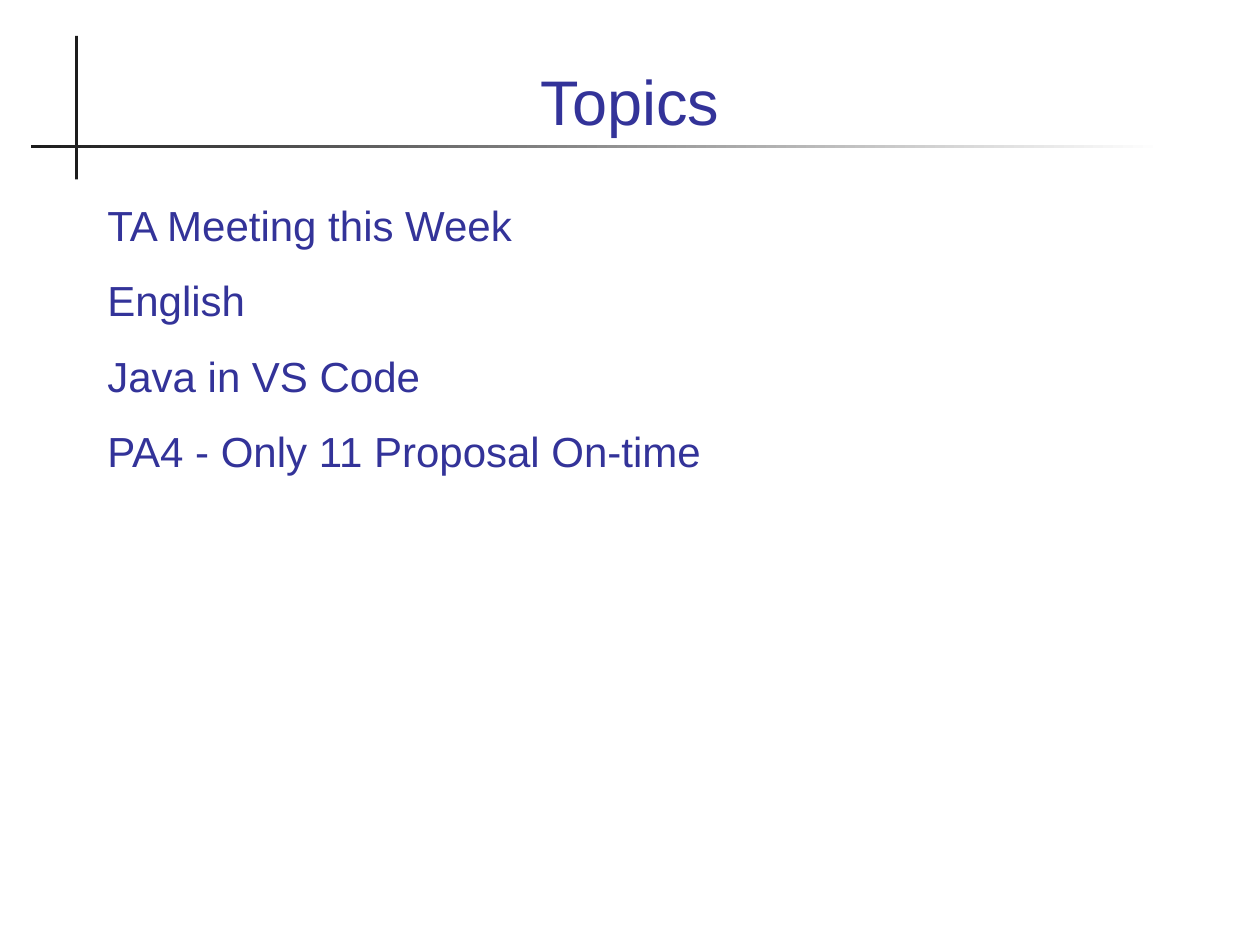
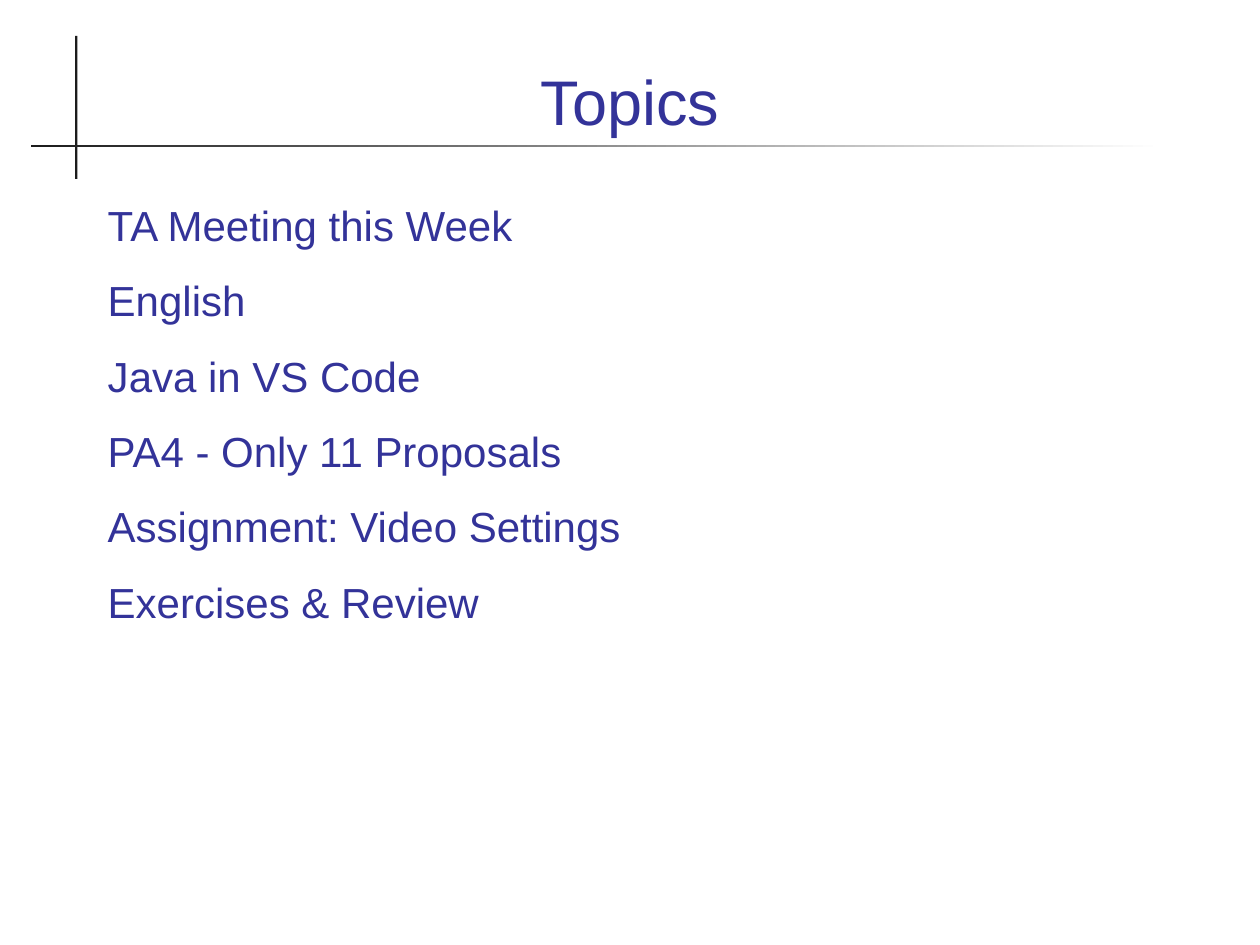
Before and after one commit to skeoop/skeoop.github.io, a slide deck: slide 2 of feedback/Week15-Meeting.ppt. Drawn at 1260x945 pixels with LibreOffice and Linux fonts; fonts in the diff are those of the drawing. Boxes give left, top, right and bottom in pixels: in the first picture for what was removed or moved away, otherwise in the second. Text is boxed around its words. In the diff, an @@ line names an element or a change of style, - is before the commit and + after.

```diff
--- a/feedback/Week15-Meeting.ppt
+++ b/feedback/Week15-Meeting.ppt
@@ text at [108,436,621,619]: text changed @@
-PA4 - Only 11 Proposal On-time
+PA4 - Only 11 Proposals
+Assignment: Video Settings
+Exercises & Review
```
Also in this commit, not shown: 11 other slides changed, 8 slides added, 3 other files.
